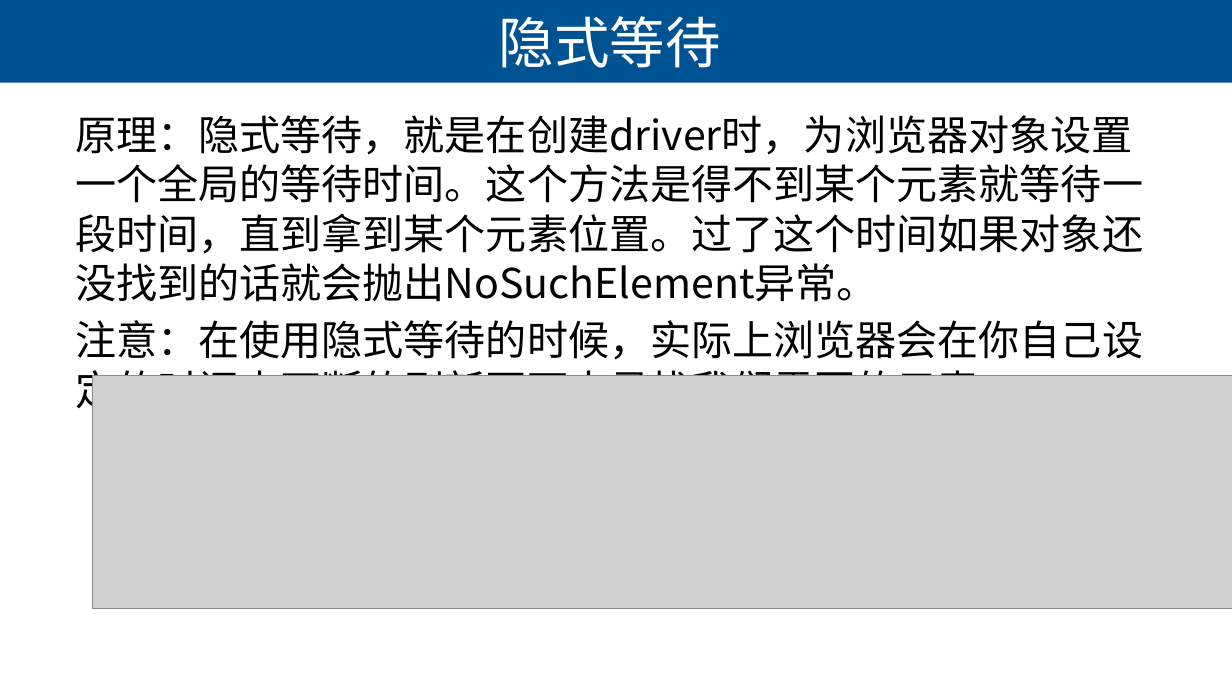
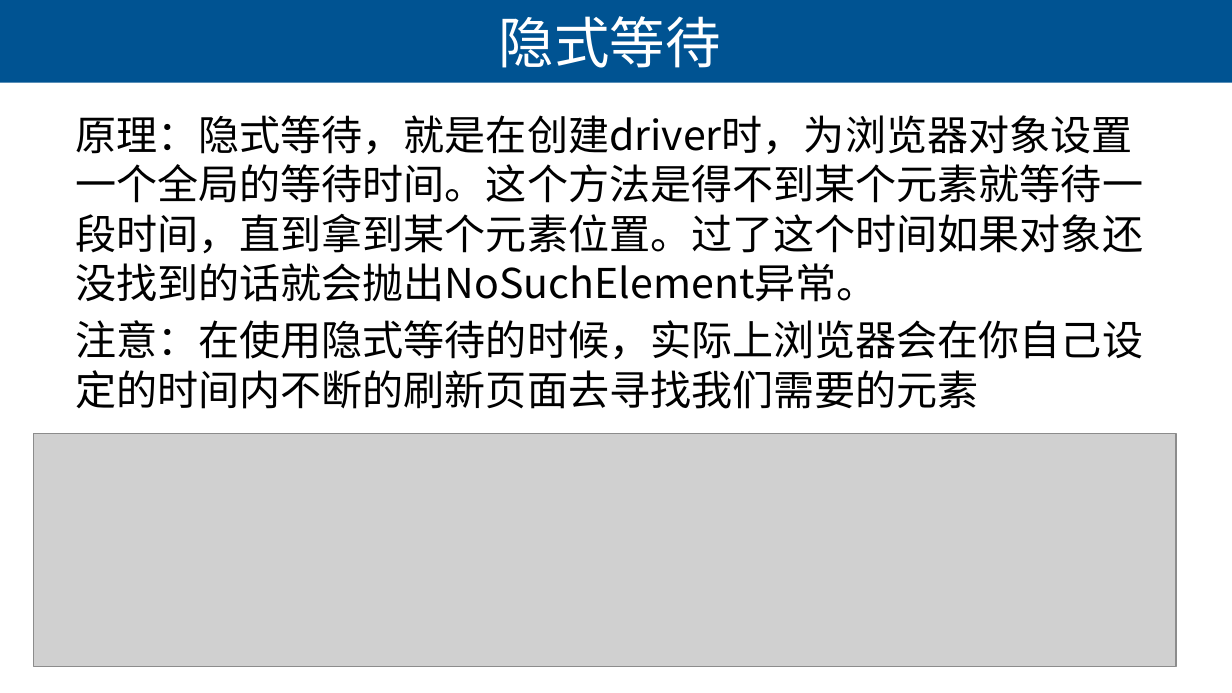
Before and after one commit to lihuanzhen2016/Selenium2019, a slide deck: slide 15 of PPT/05 WebDriver高级应用.pptx. Drawn at 1232x693 pixels with LibreOffice and Linux fonts; fonts in the diff are those of the drawing; grey boxes stand for pictures. Boxes give left, top, right and bottom in pixels: in the first picture for what was removed or moved away, otherwise in the second. Text is boxed around its words. In the diff, an @@ line names an element or a change of style, - is before the commit and + after.

```diff
--- a/PPT/05 WebDriver高级应用.pptx
+++ b/PPT/05 WebDriver高级应用.pptx
@@ background #CCE8CF to #FFFFFF @@
@@ picture: place and size @@
-picture at box(92, 376, 1232, 609)
+picture at box(34, 434, 1177, 667)
```
Also in this commit, not shown: 27 other slides changed, 2 slides added, 3 slides removed, 1 other file.
